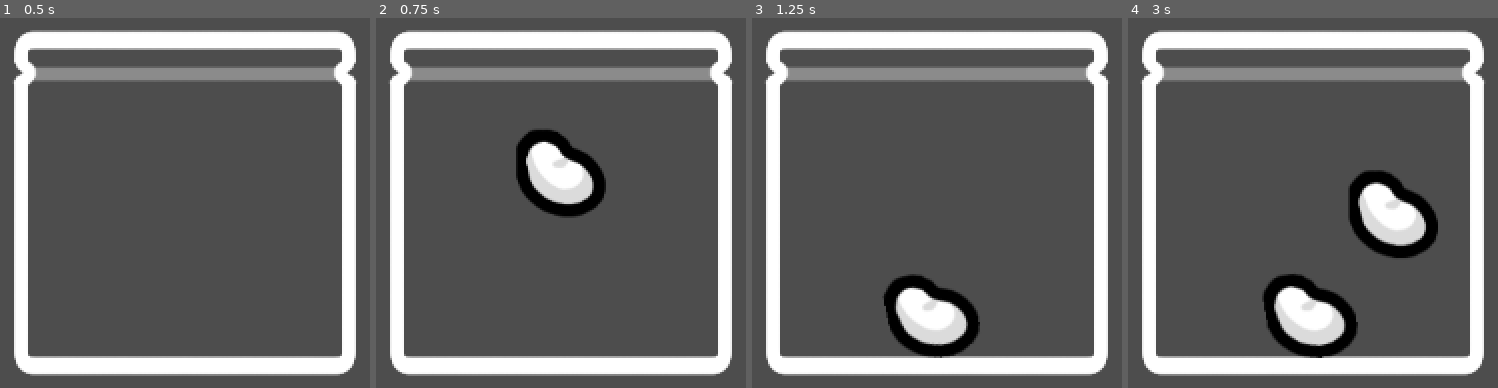
Above: before the commit, frames 1-4 (left to right).
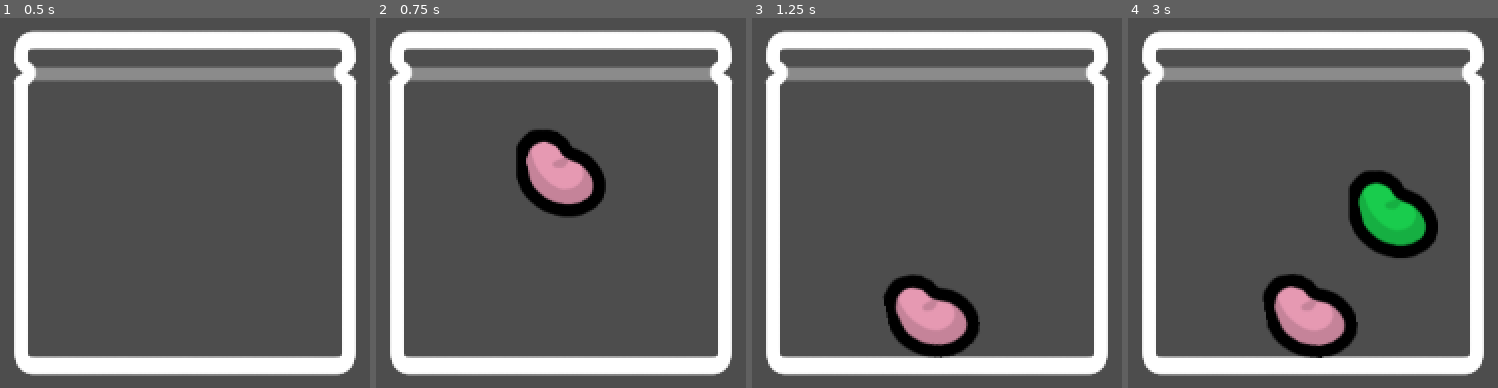
Above: after the commit, the same moments.

Repository: dairycultist/bean-game
Game: Godot game, scene res://scene.tscn
Two runs of this game, one before a commit and one after it. Both use one fixed random seed, a clock stepped at 60 frames per second and the inputs below.
Inputs (mouse positions are in pixels of both pictures, inside the frame that each line leads up to):
- Up to frame 1 (0.5 s): no input
- Up to frame 2 (0.75 s): tap Enter at 0.5 s; move the mouse to (561, 147) at 0.52 s; press the mouse at (561, 147) at 0.53 s
- Up to frame 3 (1.25 s): no input
- Up to frame 4 (3 s): move the mouse to (outside the picture) at 1.27 s; release the mouse at (outside the picture) at 1.28 s; click (outside the picture) at 1.35 s; tap Space at 2 s; move the mouse to (outside the picture) at 2.02 s; press the mouse at (outside the picture) at 2.03 s; move the mouse to (1394, 203) at 2.77 s; release the mouse at (1394, 203) at 2.78 s; click (1394, 203) at 2.85 s

Frame 1 is identical in both runs. In frame 2, 2.1% of the frame differs, in the area x 40-59%, y 33-51%; in frame 3, 2.1%; in frame 4, 4.4%, in the area x 39-81%, y 44-89%.

Commit message:
Colored beans

Diff:
--- a/bean.gd
+++ b/bean.gd
@@ -1,6 +1,12 @@
 extends RigidBody2D
+class_name Bean
 
 var avg_speed: float
+var color: BeanColor
+
+enum BeanColor {
+	RED, YELLOW, GREEN, BLUE, PINK
+}
 
 func _ready() -> void:
 	body_entered.connect(_body_entered)
@@ -8,7 +14,22 @@
 func _process(delta: float) -> void:
 	avg_speed = lerp(avg_speed, linear_velocity.length(), delta)
 
+func set_color(the_color: BeanColor = -1):
+
+	if the_color == -1:
+		color = BeanColor.values().pick_random()
+	else:
+		color = the_color
+
+	match (color):
+		BeanColor.RED: $Sprite.modulate = Color(1.0, 0.3, 0.2)
+		BeanColor.YELLOW: $Sprite.modulate = Color(1.0, 8.0, 0.2)
+		BeanColor.GREEN: $Sprite.modulate = Color(0.1, 0.8, 0.3)
+		BeanColor.BLUE: $Sprite.modulate = Color(0.1, 0.5, 0.9)
+		BeanColor.PINK: $Sprite.modulate = Color(0.9, 0.6, 0.7)
+
 func _body_entered(_body):
+
 	$AudioOnCollide.volume_linear = (2.0 / (1 + exp(-avg_speed * 0.01))) - 1.0
 	print($AudioOnCollide.volume_linear)
 	$AudioOnCollide.pitch_scale = randf_range(0.9, 1.0)
--- a/bean_dropper.gd
+++ b/bean_dropper.gd
@@ -8,4 +8,5 @@
 	if event.is_action_pressed("click"):
 		var the_bean := bean.instantiate()
 		add_child(the_bean)
+		the_bean.set_color()
 		the_bean.global_position = camera.get_local_mouse_position() + camera.position
Not shown, changed: .gitignore
